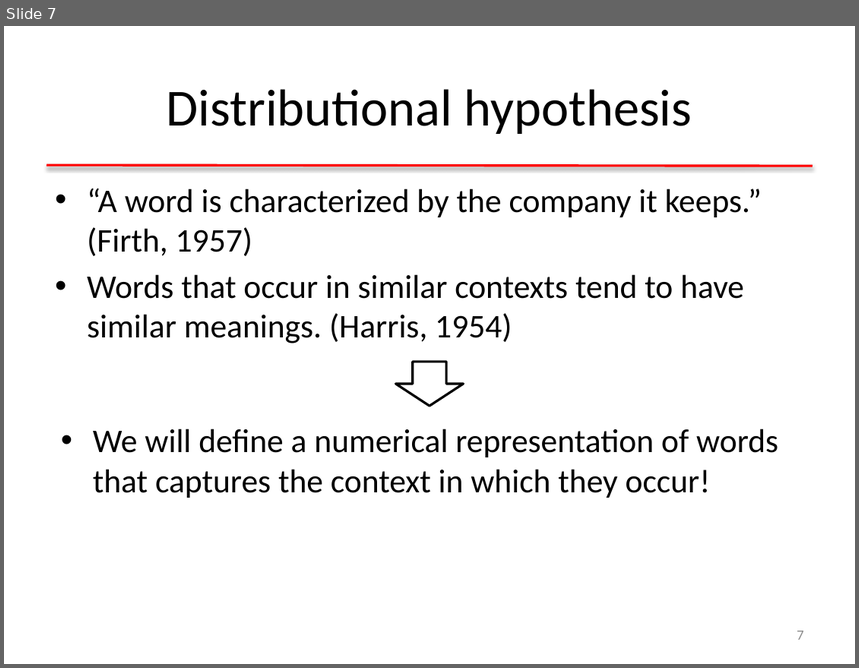
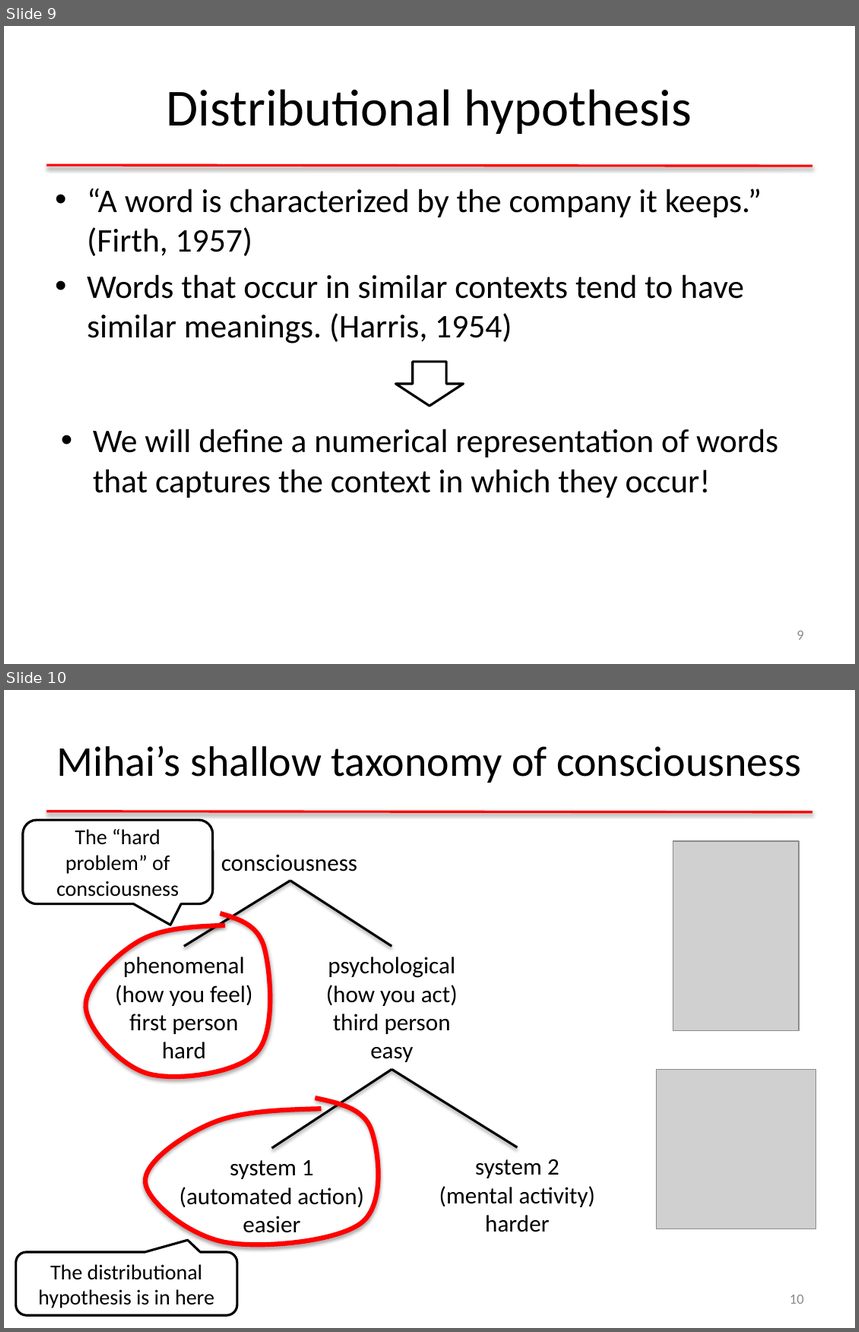
Before and after one commit to clulab/gentlenlp, a slide deck: docs/slides/nnintro-ch8-dist.pptx. Shown one above the other, each under a label of ours: slide 7 before the commit, slides 9 and 10 after it. The pictures are 859x668 and 859x1332 pixels, drawn with LibreOffice and Linux fonts; fonts in the diff are those of the drawing; grey boxes stand for pictures. Boxes give left, top, right and bottom in pixels: in the first picture for what was removed or moved away, otherwise in the second. Text is boxed around its words. In the diff, an @@ line names an element or a change of style, - is before the commit and + after.

```diff
--- a/docs/slides/nnintro-ch8-dist.pptx
+++ b/docs/slides/nnintro-ch8-dist.pptx
@@ slide 10 added at [4,690,855,1328], background #FFFFFF @@
@@ title added at [57,745,801,783], 36 pt, text #000000 @@
+Mihai’s shallow taxonomy of consciousness
@@ rounded speech box added at [23,820,212,904], fill #FFFFFF, outline #000000 2 pt, 18 pt, text #000000 @@
+The “hard problem” of consciousness
@@ line added from (47, 812) to (813, 812), #FF0000 2 pt @@
@@ picture added at [673,841,799,1031] @@
@@ text added at [221,854,357,872], 20 pt, text #000000 @@
+consciousness
@@ group added at [115,881,458,1062]: 2 texts, 2 lines @@
+phenomenal
+(how you feel)
+first person
+hard
+psychological
+(how you act)
+third person
+easy
@@ freeform shape added at [86,914,271,1078], outline #FF0000 4 pt @@
@@ group added at [180,1070,596,1233]: 2 texts, 2 lines @@
+system 1
+(automated action)
+easier
+system 2
+(mental activity)
+harder
@@ picture added at [656,1070,815,1229] @@
@@ freeform shape added at [145,1099,379,1246], outline #FF0000 4 pt @@
@@ rounded speech box added at [16,1252,237,1315], fill #FFFFFF, outline #000000 2 pt, 18 pt, text #000000 @@
+The distributional hypothesis is in here
@@ page number added at [790,1295,804,1304], 12 pt, text #8C8C8C @@
+10
@@ what was slide 7 is now slide 9 @@
@@ page number at [797,631,804,640]: text changed @@
-7
+9
```
Also in this commit, not shown: 4 slides changed, 17 other slides added, 1 slide removed, 2 other files.
